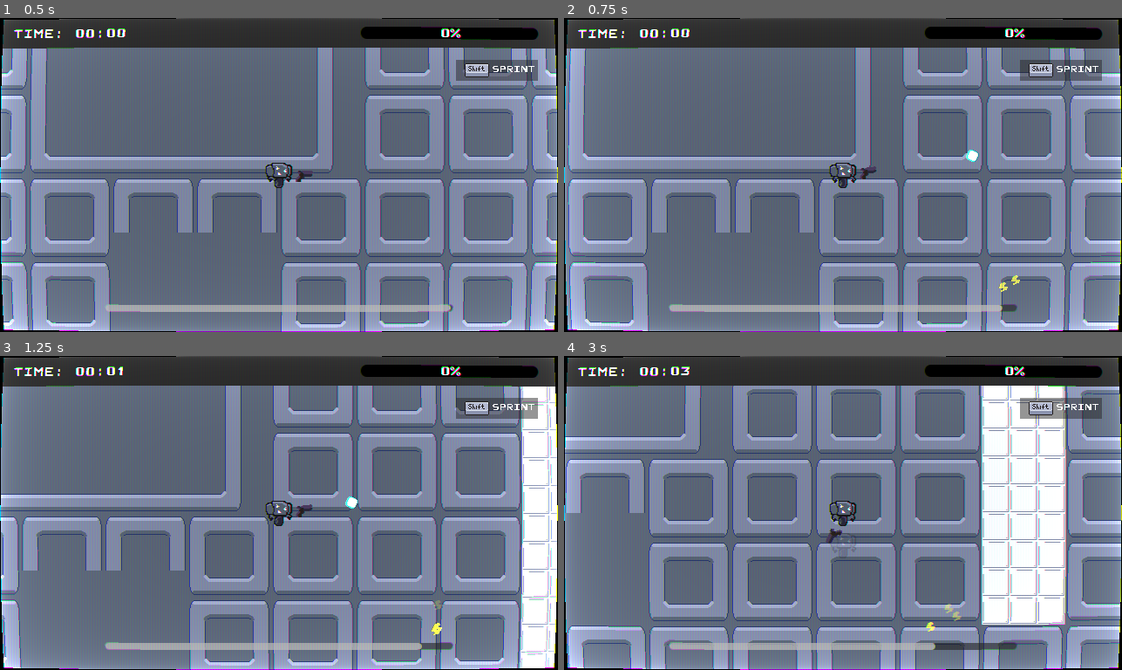
Above: before the commit, frames 1-4 (two rows, left to right).
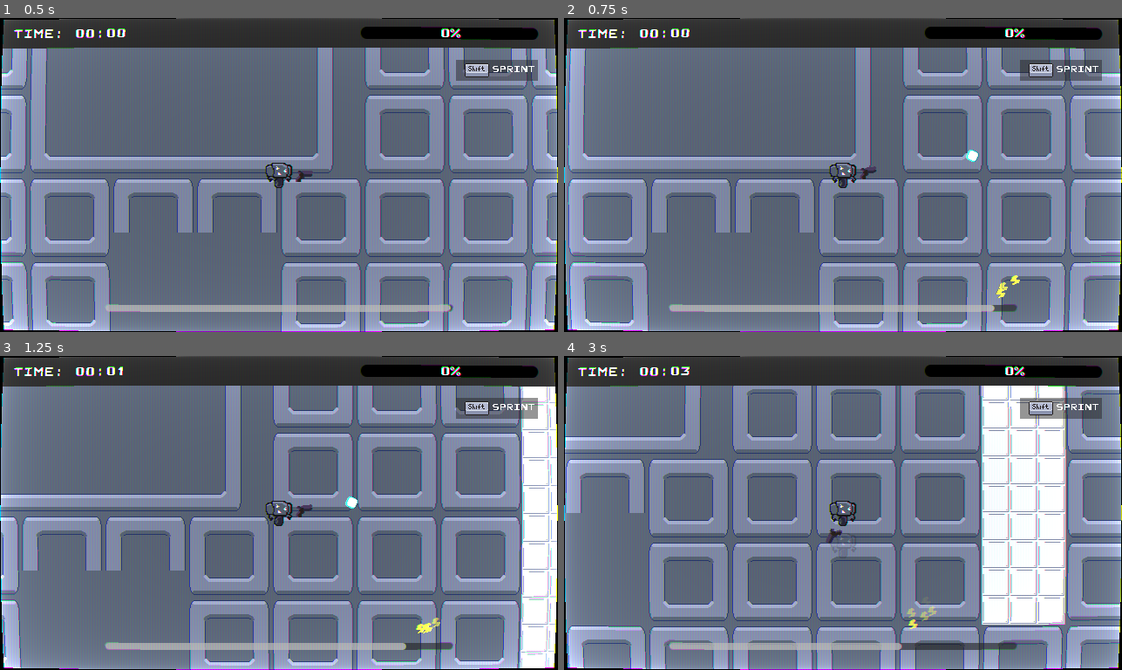
Above: after the commit, the same moments.

Repository: kinghos/GMTK-Game-Jam-2026
Game: Godot game, scene res://scenes/level/level.tscn
Same seed, same stepped clock (60 frames per second), same inputs: the game is played once before the commit and once after it. Sound files missing from this copy of the repository are replaced by a short silence.
Inputs (mouse positions are in pixels of both pictures, inside the frame that each line leads up to):
- Up to frame 1 (0.5 s): no input
- Up to frame 2 (0.75 s): tap Enter at 0.5 s; move the mouse to (965, 159) at 0.52 s; press the mouse at (965, 159) at 0.53 s; hold D (Right) from 0.53 s (still down)
- Up to frame 3 (1.25 s): keep holding D (Right)
- Up to frame 4 (3 s): move the mouse to (731, 528) at 1.27 s; release D (Right) at 1.28 s; release the mouse at (731, 528) at 1.28 s; hold S (Down) 1.28-2.03 s; right-click (731, 528) at 1.35 s; click (731, 528) at 1.55 s; move the mouse to (898, 443) at 2.02 s; press the mouse at (898, 443) at 2.03 s; hold D (Right) 2.03-2.78 s; move the mouse to (815, 575) at 2.77 s; release the mouse at (815, 575) at 2.78 s; hold W (Up) from 2.78 s (still down); tap Shift (Sprint) at 2.85 s

Frame 1 is identical in both runs. In frame 2, 0.1% of the frame differs, in the area x 76-82%, y 81-94%; in frame 3, 0.2%; in frame 4, 0.4%, in the area x 60-72%, y 78-94%.

Commit message:
hud tweaks, music fixes, powerup costs

Diff:
--- a/globals/Globals.gd
+++ b/globals/Globals.gd
@@ -1,6 +1,6 @@
 extends Node
 
-
+var time_elapsed
 var player: Player
 var slider: ChargeBar
 var shader_buffer_material: ShaderMaterial
@@ -56,6 +56,9 @@
 enum WEAPON_UPGRADES {SHOTGUNSPREAD, SHOTGUNBULLETS, RIFLEPIERCE, RIFLESIZE, SMGHOME, SMGKB}
 enum WEAPONS {PISTOL, SHOTGUN, RIFLE, SMG}
 var chosen_weapon = WEAPONS.PISTOL
+
+var weapon_charge_multipliers
+
 var powerup_counts = {
 	POWERUPS.ATTACKSPEED: 0,
 	POWERUPS.BULLETDMG: 0,
@@ -218,6 +221,13 @@
 	smg_home_strength = 500
 	chosen_weapon = WEAPONS.PISTOL
 
+	weapon_charge_multipliers = {
+		WEAPONS.PISTOL: 1,
+		WEAPONS.SHOTGUN: shotgun_bullets / 2,
+		WEAPONS.SMG: 0.5,
+		WEAPONS.RIFLE: 2
+	}
+
 func next_target(num):
 	# uses the quadratic sequence 4x^2 + 4x + 3 to generate the next target
 	return 4 * num * num + 4 * num + 3
--- a/globals/music.gd
+++ b/globals/music.gd
@@ -4,18 +4,16 @@
 const STATIC = preload("uid://brl7j7ipy0tgb")
 var main_theme_position
 
-func play_music(music: AudioStream):
+func play_music(music: AudioStream, start_time = null):
 	if stream == music:
 		return
 	stream = music
 	bus = "Music"
-	play()
+	if start_time:
+		play(start_time)
+	else:
+		play()
 
-func stop_music():
-	stop()
 
 func save_position():
 	main_theme_position = get_playback_position()
-
-func resume_at_pos():
-	play(main_theme_position)
--- a/scenes/hud/game_over.gd
+++ b/scenes/hud/game_over.gd
@@ -1,6 +1,8 @@
 extends Control
 
+func _ready() -> void:
+	$Time.text = "FINAL TIME: " + Globals.time_elapsed
 
 func _on_button_pressed() -> void:
-	Music.resume_at_pos()
+	Music.play_music(Music.MAIN_THEME, Music.main_theme_position)
 	get_tree().change_scene_to_file("res://scenes/level/level.tscn")
--- a/scenes/hud/game_over.tscn
+++ b/scenes/hud/game_over.tscn
@@ -25,6 +25,24 @@
 theme_override_font_sizes/font_size = 54
 text = "GAME OVER"
 
+[node name="Time" type="Label" parent="." unique_id=1841414310]
+layout_mode = 1
+anchors_preset = 8
+anchor_left = 0.5
+anchor_top = 0.5
+anchor_right = 0.5
+anchor_bottom = 0.5
+offset_left = -131.0
+offset_top = -37.0
+offset_right = 131.0
+offset_bottom = 3.0
+grow_horizontal = 2
+grow_vertical = 2
+theme_override_font_sizes/font_size = 24
+text = "FINAL TIME: "
+horizontal_alignment = 1
+vertical_alignment = 1
+
 [node name="Button" type="Button" parent="." unique_id=1363540330]
 layout_mode = 1
 anchors_preset = 7
--- a/scenes/hud/hud.gd
+++ b/scenes/hud/hud.gd
@@ -17,6 +17,7 @@
 	var secs = ms / 1000 % 60
 	var mins = floor((ms / 1000) / 60)
 	timer.text = "TIME: %02d:%02d" % [mins, secs]
+	Globals.time_elapsed = "%02d:%02d" % [mins, secs]
 	update_powerup_hud()
 
 	if Globals.enemy_kill_total >= Globals.current_kill_target and not on_powerups and Globals.player:
--- a/scenes/hud/hud.tscn
+++ b/scenes/hud/hud.tscn
@@ -550,28 +550,28 @@
 [node name="Warning1" type="TextureRect" parent="." unique_id=1260630318]
 visible = false
 modulate = Color(1, 1, 1, 0.47843137)
-offset_left = 538.0
-offset_top = 231.0
-offset_right = 666.0
-offset_bottom = 327.0
+offset_left = 456.0
+offset_top = 186.0
+offset_right = 584.0
+offset_bottom = 282.0
 texture = ExtResource("14_567j1")
 
 [node name="Warning2" type="TextureRect" parent="." unique_id=1896666002]
 visible = false
 modulate = Color(1, 1, 1, 0.47843137)
-offset_left = 501.0
-offset_top = 61.0
-offset_right = 629.0
-offset_bottom = 157.0
+offset_left = 140.0
+offset_top = 40.0
+offset_right = 268.0
+offset_bottom = 136.0
 texture = ExtResource("15_nsgyl")
 
 [node name="Warning3" type="TextureRect" parent="." unique_id=1432471057]
 visible = false
 modulate = Color(1, 1, 1, 0.47843137)
-offset_left = 18.0
-offset_top = 44.0
-offset_right = 146.0
-offset_bottom = 140.0
+offset_left = 53.0
+offset_top = 199.0
+offset_right = 181.0
+offset_bottom = 295.0
 texture = ExtResource("16_jjjd2")
 
 [node name="AnimationPlayer" type="AnimationPlayer" parent="." unique_id=1591323548]
--- a/scenes/hud/overlay.tscn
+++ b/scenes/hud/overlay.tscn
@@ -89,6 +89,54 @@
 "transitions": PackedFloat32Array(1),
 "update": 0,
 "values": [Vector2(59.19998, 72)]
+}
+tracks/7/type = "value"
+tracks/7/imported = false
+tracks/7/enabled = true
+tracks/7/path = NodePath("PowerupsMenu/Options/Option1:disabled")
+tracks/7/interp = 1
+tracks/7/loop_wrap = true
+tracks/7/keys = {
+"times": PackedFloat32Array(0),
+"transitions": PackedFloat32Array(1),
+"update": 1,
+"values": [false]
+}
+tracks/8/type = "value"
+tracks/8/imported = false
+tracks/8/enabled = true
+tracks/8/path = NodePath("PowerupsMenu/Options/Option2:disabled")
+tracks/8/interp = 1
+tracks/8/loop_wrap = true
+tracks/8/keys = {
+"times": PackedFloat32Array(0),
+"transitions": PackedFloat32Array(1),
+"update": 1,
+"values": [false]
+}
+tracks/9/type = "value"
+tracks/9/imported = false
+tracks/9/enabled = true
+tracks/9/path = NodePath("PowerupsMenu/Options/Option3:disabled")
+tracks/9/interp = 1
+tracks/9/loop_wrap = true
+tracks/9/keys = {
+"times": PackedFloat32Array(0),
+"transitions": PackedFloat32Array(1),
+"update": 1,
+"values": [false]
+}
+tracks/10/type = "value"
+tracks/10/imported = false
+tracks/10/enabled = true
+tracks/10/path = NodePath("PowerupsMenu/Options/Option4:disabled")
+tracks/10/interp = 1
+tracks/10/loop_wrap = true
+tracks/10/keys = {
+"times": PackedFloat32Array(0),
+"transitions": PackedFloat32Array(1),
+"update": 1,
+"values": [false]
 }
 
 [sub_resource type="Animation" id="Animation_bm4bk"]
@@ -239,6 +287,54 @@
 "method": &"play_bob"
 }]
 }
+tracks/8/type = "value"
+tracks/8/imported = false
+tracks/8/enabled = true
+tracks/8/path = NodePath("PowerupsMenu/Options/Option1:disabled")
+tracks/8/interp = 1
+tracks/8/loop_wrap = true
+tracks/8/keys = {
+"times": PackedFloat32Array(0, 0.9),
+"transitions": PackedFloat32Array(1, 1),
+"update": 1,
+"values": [true, false]
+}
+tracks/9/type = "value"
+tracks/9/imported = false
+tracks/9/enabled = true
+tracks/9/path = NodePath("PowerupsMenu/Options/Option2:disabled")
+tracks/9/interp = 1
+tracks/9/loop_wrap = true
+tracks/9/keys = {
+"times": PackedFloat32Array(0, 0.9),
+"transitions": PackedFloat32Array(1, 1),
+"update": 1,
+"values": [true, false]
+}
+tracks/10/type = "value"
+tracks/10/imported = false
+tracks/10/enabled = true
+tracks/10/path = NodePath("PowerupsMenu/Options/Option3:disabled")
+tracks/10/interp = 1
+tracks/10/loop_wrap = true
+tracks/10/keys = {
+"times": PackedFloat32Array(0, 0.9),
+"transitions": PackedFloat32Array(1, 1),
+"update": 1,
+"values": [true, false]
+}
+tracks/11/type = "value"
+tracks/11/imported = false
+tracks/11/enabled = true
+tracks/11/path = NodePath("PowerupsMenu/Options/Option4:disabled")
+tracks/11/interp = 1
+tracks/11/loop_wrap = true
+tracks/11/keys = {
+"times": PackedFloat32Array(0, 0.9),
+"transitions": PackedFloat32Array(1, 1),
+"update": 1,
+"values": [true, false]
+}
 
 [sub_resource type="AnimationLibrary" id="AnimationLibrary_vhxij"]
 _data = {
@@ -288,7 +384,7 @@
 offset_left = -164.80002
 offset_top = 72.0
 offset_right = 164.80005
-offset_bottom = 288.00006
+offset_bottom = 288.0
 grow_horizontal = 2
 grow_vertical = 2
 
--- a/scenes/player/gun.gd
+++ b/scenes/player/gun.gd
@@ -23,6 +23,10 @@
 	var scale = Globals.weapon_bullet_sizes[weapon]
 	bullet.scale = Vector2(scale, scale)
 	fire_rate = Globals.weapon_attack_speeds[weapon]
+
+	var multiplier = Globals.weapon_charge_multipliers[weapon]
+	var powerup_charge_debuff = Globals.powerup_counts[Globals.POWERUPS.BULLETDMG] + Globals.powerup_counts[Globals.POWERUPS.BULLETSPEED]
+	Globals.player.use_charge(charge_cost * multiplier + powerup_charge_debuff)
 	if weapon == Globals.WEAPONS.PISTOL:
 		bullet.global_position = global_position + offset.rotated(rotation)
 		bullet.rotation = rotation
